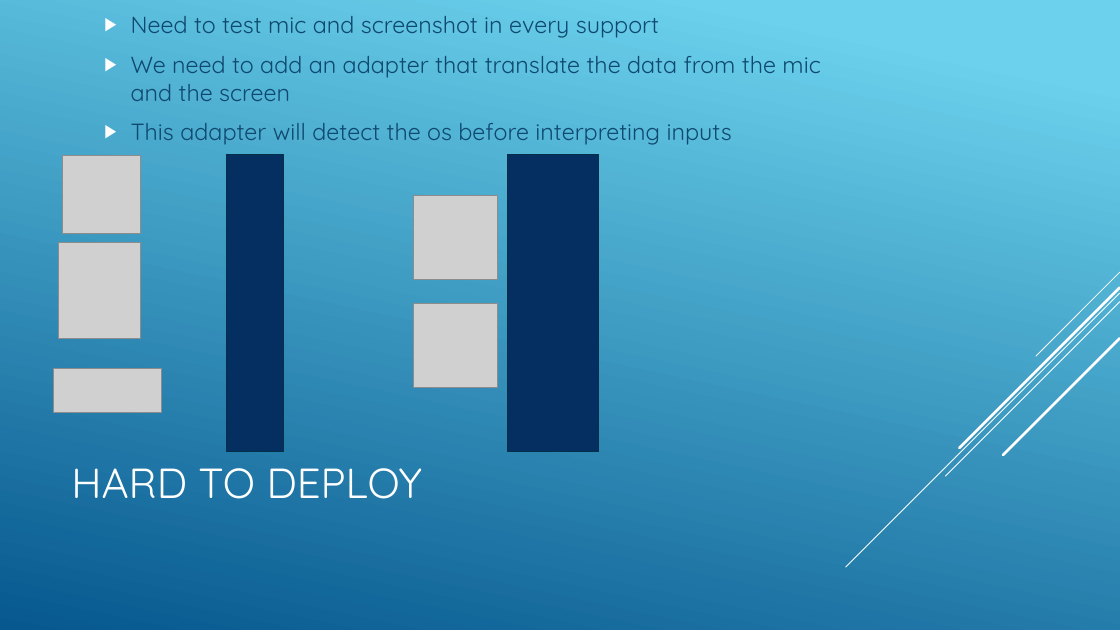
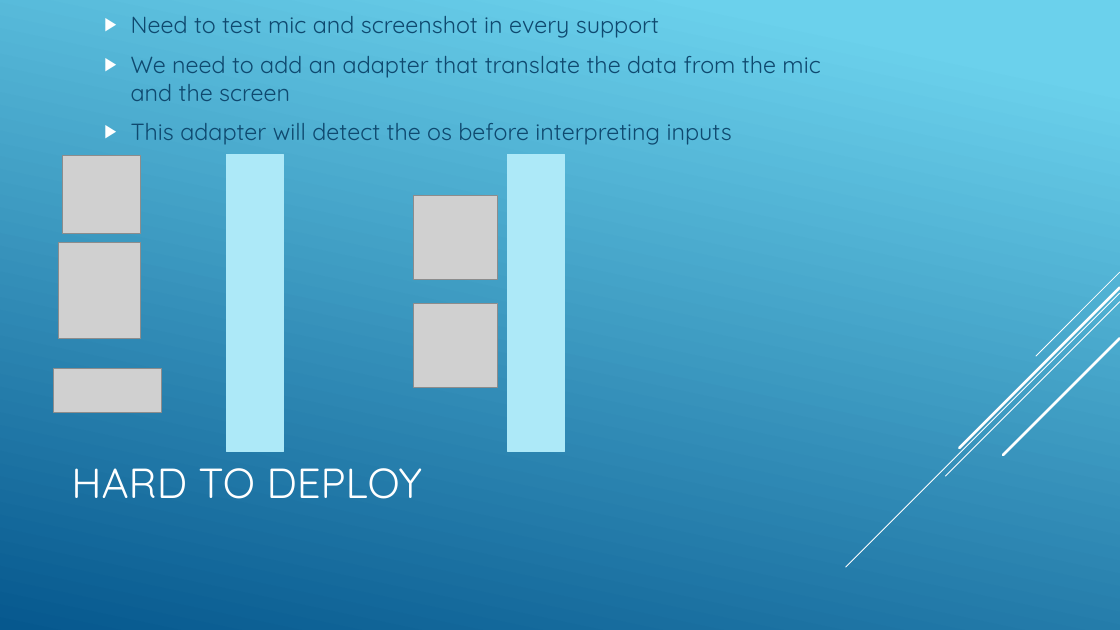
Before and after one commit to jnguyen1192/SIA, a slide deck: slide 7 of SAI_presentation.pptx. Drawn at 1120x630 pixels with LibreOffice and Linux fonts; fonts in the diff are those of the drawing; grey boxes stand for pictures. Boxes give left, top, right and bottom in pixels: in the first picture for what was removed or moved away, otherwise in the second. Text is boxed around its words. In the diff, an @@ line names an element or a change of style, - is before the commit and + after.

Commit message:
#12 Boxes colors updated on issues slides

```diff
--- a/SAI_presentation.pptx
+++ b/SAI_presentation.pptx
@@ rectangle at [227,155,284,452]: fill #052F61 to #ADE9F8; outline #043148 1.25 pt to #ADE9F8 1.25 pt @@
@@ rectangle at [508,155,565,452]: fill #052F61 to #ADE9F8; outline #043148 1.25 pt to #ADE9F8 1.25 pt @@
@@ rectangle: place and size @@
-rectangle at [508,155,599,452]
+rectangle at [508,155,565,452]
```
